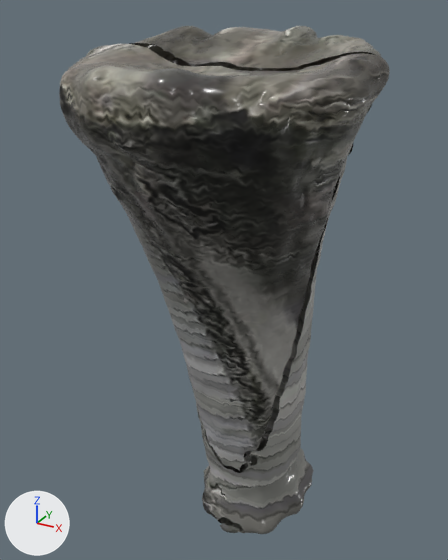
The glTF model public/models/alkafeel/kfl-2265.glb as it was, and as the next commit left it.
One viewpoint serves both versions: a 50 mm camera at (0.464, -0.877, 0.524) aimed at (-0.03, 0.022, 0.075). Arrows for +X, +Y and +Z are at lower left; the lights stay in place. The first picture is the older version.

Before the edit, the objects in view are built like this:
```python
me_geometry_0 = bpy.data.meshes.new('geometry_0')
me_geometry_0.from_pydata(...)  # 18163 vertices, 35696 faces; spans x -0.24..0.241, y -0.27..0.271, z -0.499..0.497
me_geometry_0.materials.append(mat_alkafeel_hd_pbr)
ob_geometry_0 = bpy.data.objects.new('geometry_0', me_geometry_0)
ob_geometry_0.location = (0.0, 0.0, 0.0)
```
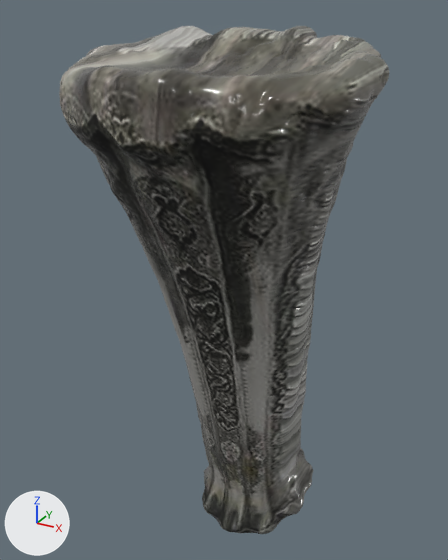
Changed parts and their boxes (x1, y1, x2, y2) in the pictures (448 x 560 px; the box of a moved part takes in the faces that stretch with it):
'geometry_0', reshaped: before (59, 26, 390, 534); after (59, 26, 389, 534)
part 1 of me_geometry_0, moved or reshaped: before (113, 40, 390, 533); after (113, 40, 389, 533)
part 2 of me_geometry_0, recoloured: (59, 26, 389, 534) in both

The change, as a list of edits to the scene's bpy script:
```text
Add mat_alkafeel_watertight_pbr:
    mat_alkafeel_watertight_pbr = bpy.data.materials.new('AlKafeel_Watertight_PBR')
    # uses the picture img_image_0
    # uses the picture img_image_1
    # uses the picture img_image_2
Change me_geometry_0:
    used by ob_geometry_0; location = (0.0, 0.0, 0.0)
    remove me_geometry_0.from_pydata(...)  # 18163 vertices, 35696 faces; spans x -0.24..0.241, y -0.27..0.271, z -0.499..0.497
    add me_geometry_0.from_pydata(...)  # 17850 vertices, 35696 faces; spans x -0.24..0.241, y -0.27..0.271, z -0.499..0.497
    me_geometry_0 part 1: 848 vertices moved from x -0.238..0.239, y -0.019..0.022, z -0.499..0.472 to x -0.238..0.238, y -0.019..0.022, z -0.499..0.472; 657 vertices removed from x -0.238..0.238, y -0.021..0.022, z -0.499..0.471; 344 vertices added at x -0.236..0.233, y -0.02..0.021, z -0.496..0.47
    me_geometry_0 part 2: 34269 faces spanning x -0.24..0.241, y -0.27..0.271, z -0.499..0.497 switch from mat_alkafeel_hd_pbr to mat_alkafeel_watertight_pbr
```
